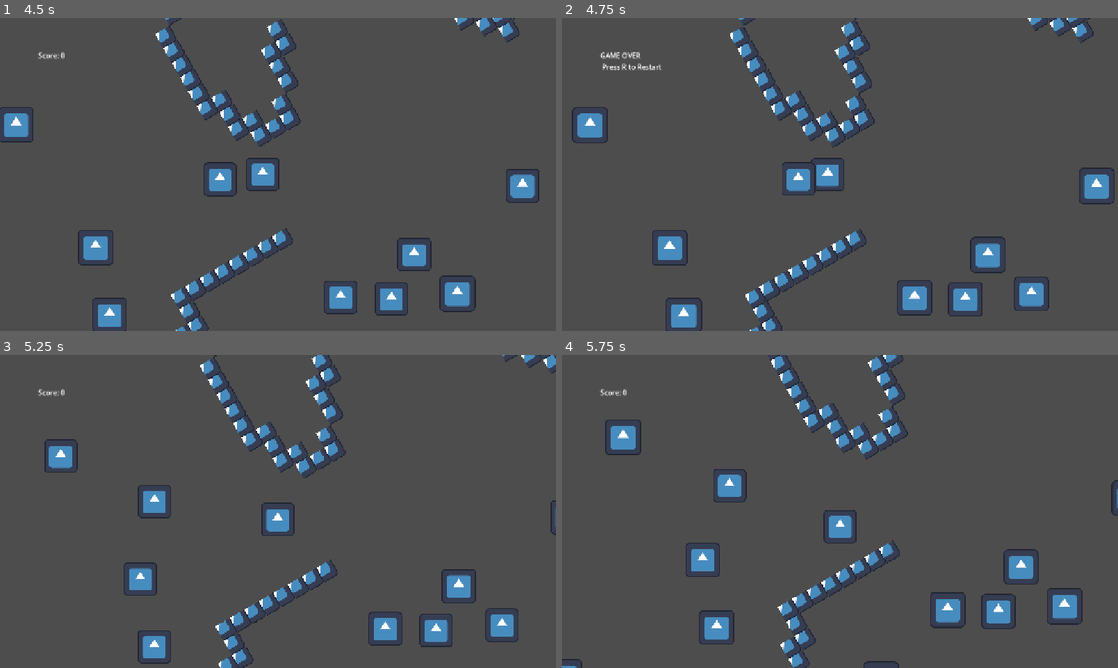
Above: before the commit, frames 1-4 (two rows, left to right).
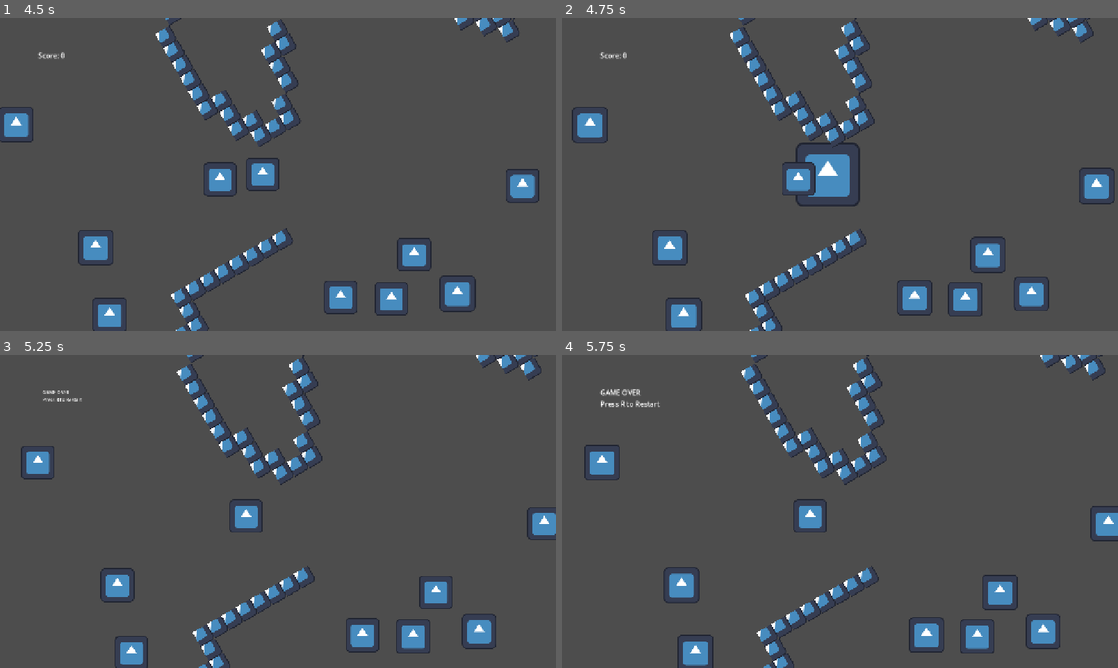
Above: after the commit, the same moments.

Repository: ocsarpo/MyFirstGodot
Game: Godot game, scene res://main.tscn
Same seed, same stepped clock (60 frames per second), same inputs: the game is played once before the commit and once after it. The engine's default icon, where the game draws it, is replaced by a stand-in: a white triangle on a blue panel in a dark square.
Inputs:
- Up to frame 1 (4.5 s): hold D (move_right) 0.53-1.28 s; hold S (move_down) 1.28-2.03 s; hold D (move_right) 2.03-2.78 s; hold W (move_up) 2.78-3.53 s; hold A (move_left) from 3.53 s (still down)
- Up to frame 2 (4.75 s): keep holding A (move_left)
- Up to frame 3 (5.25 s): tap R (restart) at 5 s; release A (move_left) at 5.03 s; hold S (move_down) from 5.03 s (still down)
- Up to frame 4 (5.75 s): keep holding S (move_down)

Frame 1 is identical in both runs. In frame 2, 1.1% of the frame differs, in the area x 6-54%, y 10-61%; in frame 3, 12%; in frame 4, 13%, in the area x 0-100%, y 0-100%.

Commit message:
learn: add death and game over feedback

Diff:
--- a/main.gd
+++ b/main.gd
@@ -31,7 +31,36 @@
 
 func _on_player_died() -> void:
 	is_game_over = true
-	$CanvasLayer/Label.text = "GAME OVER\n Press R to Restart"
+
+	var label = $CanvasLayer/Label
+	label.text = "GAME OVER\nPress R to Restart"
+	label.scale = Vector2(0.5, 0.5)
+	# modulate : Node 의 색상에 곱해지는 값.
+	# a: Alpah 투명도.
+	# 0.0 완전투명, 1.0 불투명
+	label.modulate.a = 0.0  # -> 안보이게 해놓고 Tween 으로 1.0 까지 올림
+	label.pivot_offset = label.size / 2 # 확대 기준점을 라벨의 가운데로
+
+	var tween = create_tween()
+	tween.tween_property(
+		label,
+		"modulate:a",
+		1.0,
+		0.2
+	)
+	tween.tween_property(
+		label,
+		"scale",
+		Vector2(2.0, 2.0),
+		0.15
+	)
+	tween.tween_property(
+		label,
+		"scale",
+		Vector2.ONE,
+		0.1
+	)
+
 
 func _process(delta: float) -> void:
 	if is_game_over and Input.is_action_just_pressed("restart"):
--- a/player.gd
+++ b/player.gd
@@ -34,6 +34,28 @@
 
 	is_dead = true
 	velocity = Vector2.ZERO
-	print("Player died!")
+
+	var sprite = $Sprite2D
+	var original_scale = sprite.scale
+
+	var tween = create_tween()
+	tween.set_trans(Tween.TRANS_SINE)
+	tween.set_ease(Tween.EASE_IN_OUT)
+
+	tween.tween_property(
+		sprite,
+		"scale",
+		original_scale * 2.0,
+		0.1
+	)
+
+	tween.tween_property(
+		sprite,
+		"scale",
+		Vector2.ZERO,
+		0.25
+	)
+
+	await tween.finished
 
 	died.emit()
Not shown, changed: README.md
Not shown, added: devlog/2026-10-18.md
Not shown, added: devlog/2026-W42.md
Not shown, changed: docs/10-area2d-and-signals.md
Not shown, changed: docs/11-basic-ui.md
Not shown, changed: docs/13-tween-and-feedback.md
